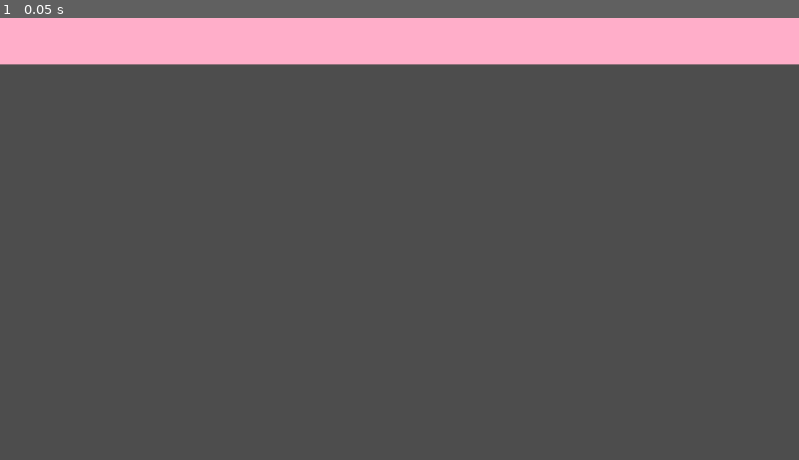
Above: before the commit, frame 1.
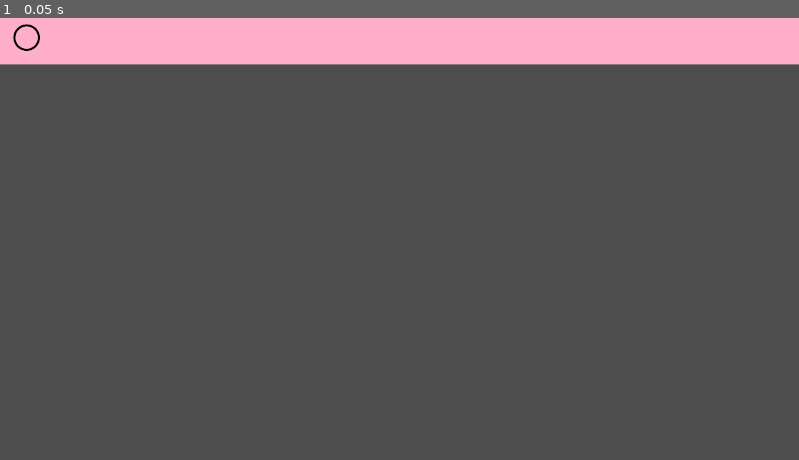
Above: after the commit, the same moment.

Repository: Hawkrex/ProjectRhythmCity-BbqJam25
Game: Godot game, scene res://Scenes/RhythmGame.tscn
The game is run twice, just before and just after one commit, with the same random seed, the same clock (stepped at 60 frames per second) and the same inputs.
Inputs:
- Up to frame 1 (0.05 s): no input

The runs differ from the first frame. In frame 1, less than 0.1% of the frame differs, in the area x 1-6%, y 1-8%.

Commit message:
Edited Note and Target sprites placeholder / Added visual target in scene

Diff:
--- a/GodotProject/Scenes/RhythmGame.tscn
+++ b/GodotProject/Scenes/RhythmGame.tscn
@@ -1,7 +1,8 @@
-[gd_scene load_steps=3 format=3 uid="uid://dnmrwkkirdyoh"]
+[gd_scene load_steps=4 format=3 uid="uid://dnmrwkkirdyoh"]
 
 [ext_resource type="Texture2D" uid="uid://bnkq6ng7m7cvp" path="res://Assets/Sprites/RhythmBarFrame.png" id="1_l336q"]
 [ext_resource type="PackedScene" uid="uid://ckafxo2papx13" path="res://Scenes/RhythmGameControls/Target.tscn" id="2_rh3uo"]
+[ext_resource type="Texture2D" uid="uid://dl0c0bj3hhssa" path="res://Assets/Sprites/Target.png" id="3_qeaul"]
 
 [node name="Main" type="Node2D"]
 
@@ -11,3 +12,8 @@
 
 [node name="Target" parent="." instance=ExtResource("2_rh3uo")]
 position = Vector2(64, 64)
+scale = Vector2(2, 2)
+
+[node name="Sprite2D" type="Sprite2D" parent="Target"]
+scale = Vector2(0.5, 0.5)
+texture = ExtResource("3_qeaul")
Binary file changed: GodotProject/Assets/Sprites/Note.png
Binary file changed: GodotProject/Assets/Sprites/Target.png
Not shown, changed: RawAssets/Note.png
Not shown, changed: RawAssets/Target.png
